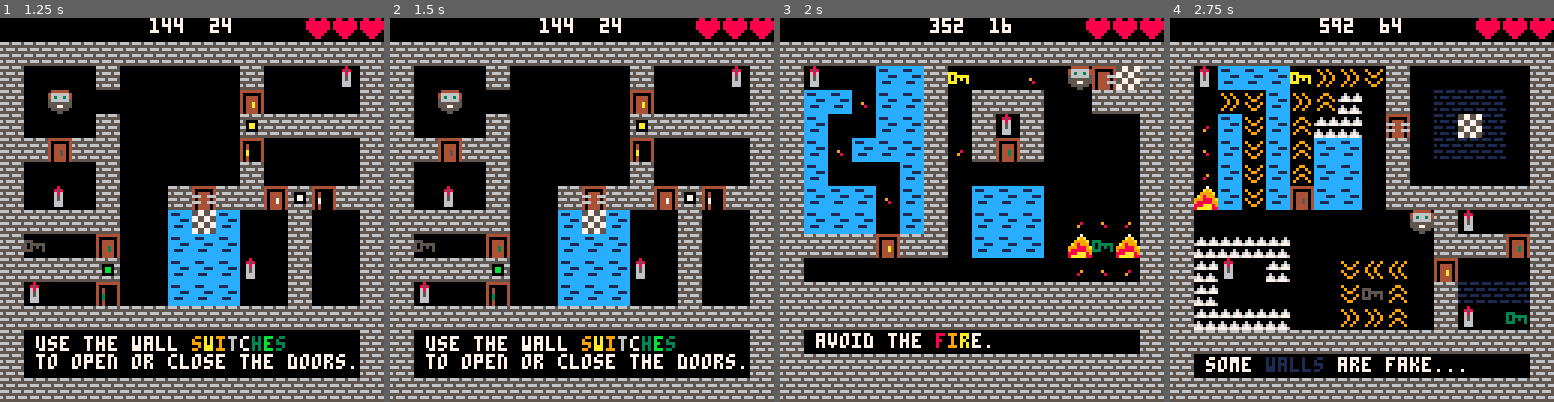
Above: before the commit, frames 1-4 (left to right).
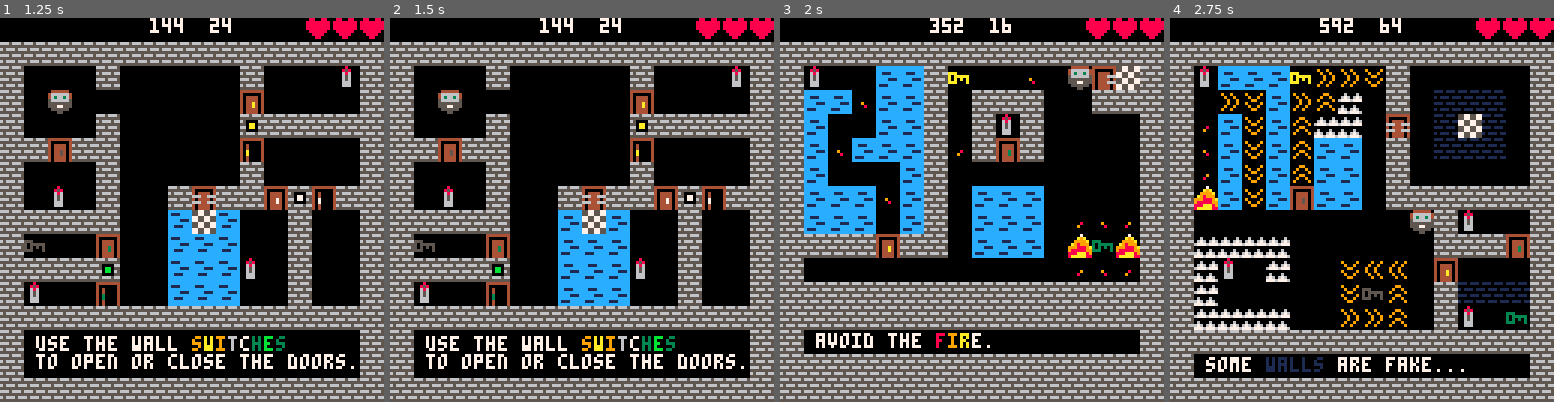
Above: after the commit, the same moments.

Repository: VedVid/picos-challange
Game: PICO-8 cartridge picoschallange.p8
Same seed, same stepped clock (60 frames per second), same inputs: the game is played once before the commit and once after it.
Inputs:
- Up to frame 1 (1.25 s): tap X (X key) at 0.33, 1.07 s; tap O (Z key) at 0.7 s
- Up to frame 2 (1.5 s): no input
- Up to frame 3 (2 s): hold Right from 1.6 s (still down); tap O (Z key) at 1.7 s; tap X (X key) at 1.85 s
- Up to frame 4 (2.75 s): release Right at 2.1 s; tap O (Z key) at 2.1, 2.5 s; hold Up 2.15-2.42 s; hold Right from 2.47 s (still down)

Frame 1 is identical in both runs. In frame 2, 1.2% of the frame differs, in the area x 44-62%, y 50-75%; in frame 3, 3.5%, in the area x 7-68%, y 13-62%; in frame 4, 2.0%.

Commit message:
Water animation added - works exactly in the same way as fire animation. Could be merged into one function.

Diff:
--- a/picoschallange.p8
+++ b/picoschallange.p8
@@ -430,6 +430,8 @@
        sprite == 52 or sprite == 53 or
        sprite == 54) then
     update_fire(x, y, sprite)
+   elseif (sprite == 48 or sprite == 49) then
+    update_water(x, y, sprite)
    end
   end
  end
@@ -451,6 +453,19 @@
    nsprite = 50
   end
  replace_sprite(x, y, nsprite)
+ end
+end
+
+
+function update_water(x, y, sprite)
+ local nsprite = 0
+ if mod(20) then
+  if sprite == 48 then
+   nsprite = 49
+  else
+   nsprite = 48
+  end
+  replace_sprite(x, y, nsprite)
  end
 end
 
